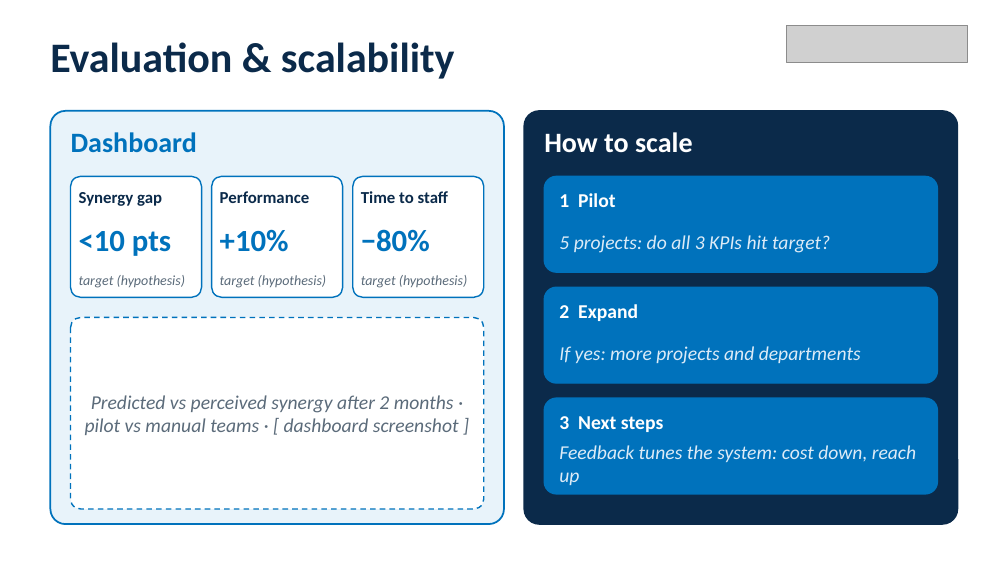
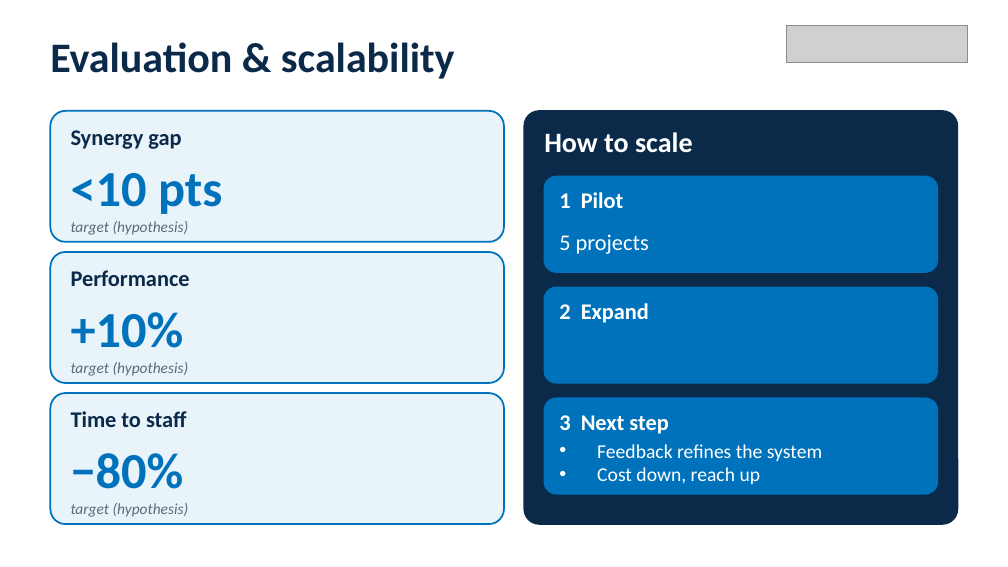
Before and after one commit to igagmol/hackaton-saturday, a slide deck: slide 5 of pitch/NTTDATA_pitch_deck.pptx. Drawn at 1008x567 pixels with LibreOffice and Linux fonts; fonts in the diff are those of the drawing; grey boxes stand for pictures. Boxes give left, top, right and bottom in pixels: in the first picture for what was removed or moved away, otherwise in the second. Text is boxed around its words. In the diff, an @@ line names an element or a change of style, - is before the commit and + after.

```diff
--- a/pitch/NTTDATA_pitch_deck.pptx
+++ b/pitch/NTTDATA_pitch_deck.pptx
@@ rounded rectangle added at (50,111,504,242), fill #E8F3FA, outline #0072BC 1.25 pt @@
@@ text "Synergy gap": place and size @@
-text "Synergy gap" at (79,192,162,206)
+text "Synergy gap" at (71,130,181,149)
@@ text removed at (71,132,197,153) @@
-Dashboard
@@ text "<10 pts": place and size @@
-text "<10 pts" at (79,231,171,256)
+text "<10 pts" at (71,173,222,214)
@@ rounded rectangle removed at (71,176,202,297) @@
@@ rounded rectangle removed at (212,176,343,297) @@
@@ rounded rectangle removed at (353,176,484,297) @@
@@ text "1 Pilot" at (559,192,624,208): size 14 to 16 pt @@
@@ text "target (hypothesis)": place and size @@
-text "target (hypothesis)" at (220,275,327,288)
+text "target (hypothesis)" at (71,221,189,235)
@@ text at (559,234,649,254): text changed; size 14 to 16 pt; text colour #DCEBF7 to #FFFFFF; italic off @@
-5 projects: do all 3 KPIs hit target?
+5 projects
@@ rounded rectangle: place and size @@
-rounded rectangle at (50,111,504,524)
+rounded rectangle at (50,252,504,383)
@@ rounded rectangle at (50,252,504,383): proportions changed @@
@@ text "Performance": place and size @@
-text "Performance" at (220,191,309,203)
+text "Performance" at (71,270,190,286)
@@ text "+10%": place and size @@
-text "+10%" at (220,229,289,252)
+text "+10%" at (71,312,184,348)
@@ text "2 Expand" at (559,303,649,323): size 14 to 16 pt @@
@@ text "target (hypothesis)": place and size @@
-text "target (hypothesis)" at (79,275,186,288)
+text "target (hypothesis)" at (71,362,189,376)
@@ text removed at (559,346,861,364) @@
-If yes: more projects and departments
@@ rounded rectangle: place and size @@
-rounded rectangle at (71,318,484,509)
+rounded rectangle at (50,393,504,524)
@@ rounded rectangle at (50,393,504,524): fill #FFFFFF to #E8F3FA; outline #0072BC 1 pt dashed to #0072BC 1.25 pt; proportions changed @@
@@ size 12 to 16 pt in 3 elements at (71,270,190,286), (71,130,181,149), (71,411,187,427) @@
@@ text "Time to staff": place and size @@
-text "Time to staff" at (361,191,448,203)
+text "Time to staff" at (71,411,187,427)
@@ text removed at (85,395,459,435) @@
-Predicted vs perceived synergy after 2 months · pilot vs manual teams · [ dashboard screenshot ]
@@ text at (559,415,668,434): text changed; size 14 to 16 pt @@
-3 Next steps
+3 Next step
@@ size 22 to 36 pt in 3 elements at (71,312,184,348), (71,173,222,214), (71,453,184,489) @@
@@ text "−80%": place and size @@
-text "−80%" at (361,229,430,252)
+text "−80%" at (71,453,184,489)
@@ text "Feedback refines the system" at (597,444,822,484): vertical alignment middle to top @@
@@ text at (597,444,822,484): text changed; text colour #DCEBF7 to #FFFFFF; italic off @@
-Feedback tunes the system: cost down, reach up
+• Feedback refines the system
+• Cost down, reach up
@@ size 10 to 11 pt in 3 elements at (71,221,189,235), (71,362,189,376), (71,503,189,517) @@
@@ text "target (hypothesis)": place and size @@
-text "target (hypothesis)" at (361,275,468,288)
+text "target (hypothesis)" at (71,503,189,517)
```
Also in this commit, not shown: 3 other slides changed, 3 other files.
